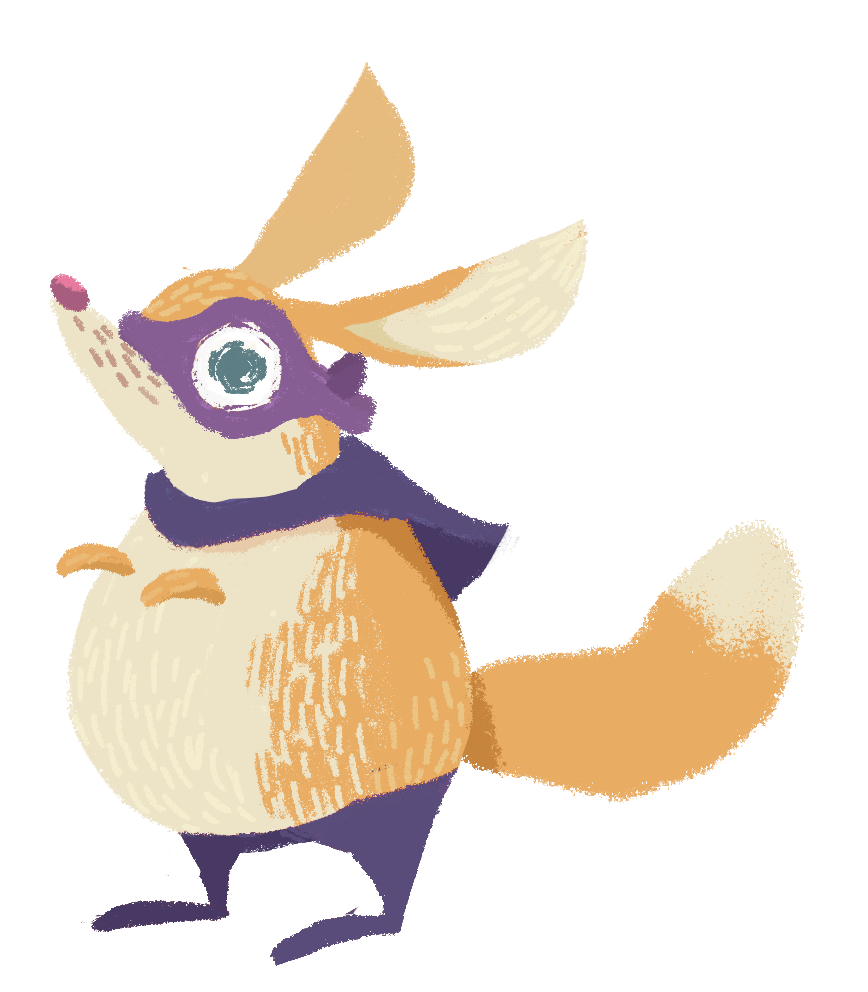
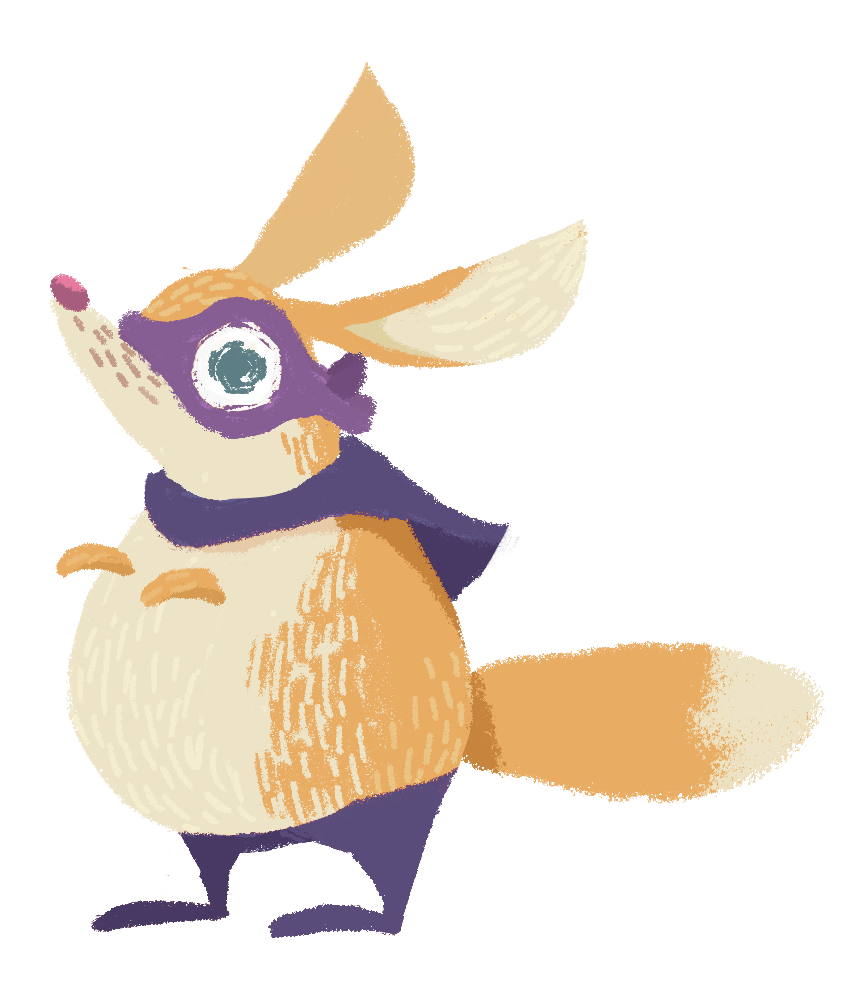
Comparing the layer stacks of the two 868x992 images. Changes:
painted on "head" over [165, 475, 321, 503]
painted on "front foot" over [265, 903, 401, 989]
painted on "front leg", unmasked it over [268, 763, 401, 936]
painted on "tail 03" over [580, 519, 825, 805]
